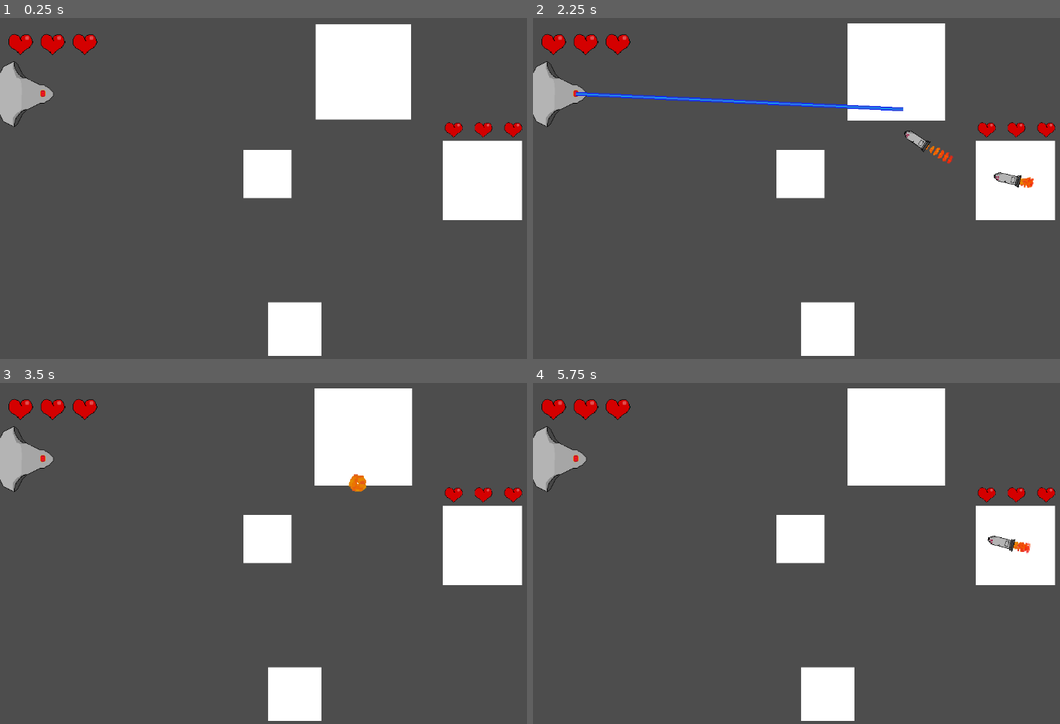
Above: before the commit, frames 1-4 (two rows, left to right).
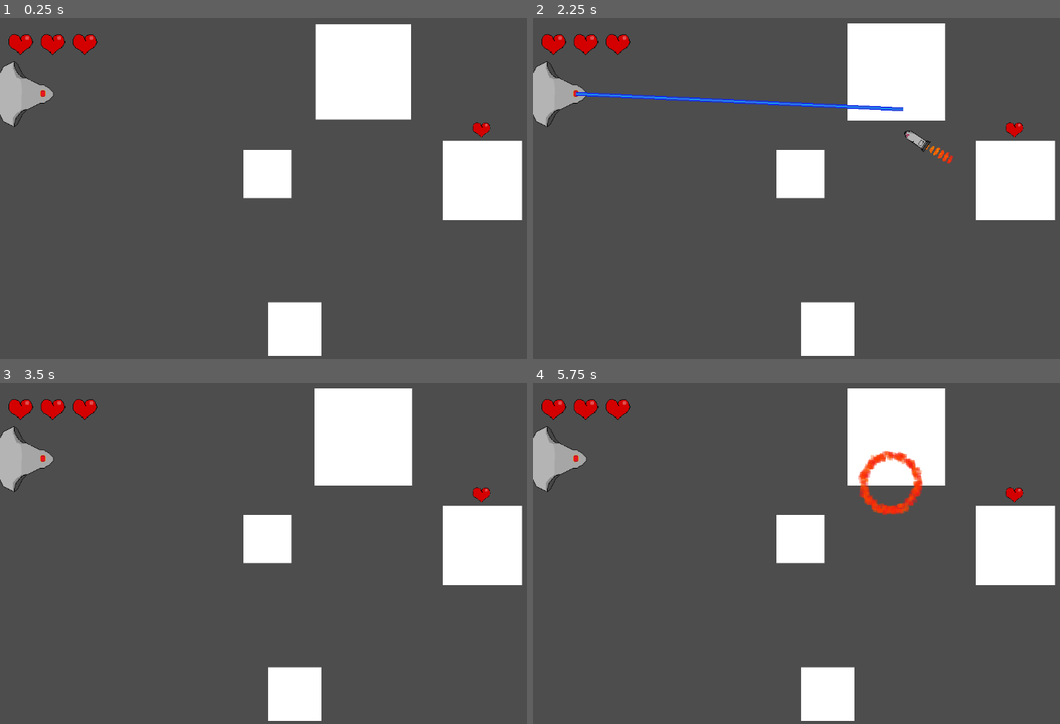
Above: after the commit, the same moments.

Repository: farkon00/GMTK2024
Game: Godot game, scene res://Main.tscn
Two runs of this game, one before a commit and one after it. Both use one fixed random seed, a clock stepped at 60 frames per second and the inputs below.
Inputs (mouse positions are in pixels of both pictures, inside the frame that each line leads up to):
- Up to frame 1 (0.25 s): no input
- Up to frame 2 (2.25 s): tap Enter at 0.5 s; move the mouse to (975, 168) at 0.52 s; click (975, 168) at 0.67 s; move the mouse to (717, 202) at 1.27 s; click (717, 202) at 1.42 s; move the mouse to (901, 110) at 2.02 s; click (901, 110) at 2.17 s
- Up to frame 3 (3.5 s): move the mouse to (279, 621) at 2.77 s; click (279, 621) at 2.92 s
- Up to frame 4 (5.75 s): move the mouse to (1028, 601) at 3.52 s; click (1028, 601) at 3.67 s; move the mouse to (654, 498) at 4.27 s; click (654, 498) at 4.42 s; move the mouse to (870, 550) at 5.02 s; click (870, 550) at 5.17 s

The runs differ from the first frame. In frame 1, 0.3% of the frame differs, in the area x 84-100%, y 30-36%; in frame 2, 0.5%; in frame 3, 0.4%; in frame 4, 1.4%, in the area x 61-100%, y 19-51%.

Commit message:
Added the you win screen

Diff:
--- a/Main.tscn
+++ b/Main.tscn
@@ -74,7 +74,7 @@
 script = ExtResource("1_yvwe1")
 missile_launch_chance_second = 0.6
 initial_missile_timeout = 0.5
-missile_cooldown = 1.0
+initial_hearts_count = 1
 
 [node name="CollisionShape2D" type="CollisionShape2D" parent="EnemyShip"]
 position = Vector2(-0.135132, 0)
@@ -168,6 +168,38 @@
 horizontal_alignment = 1
 vertical_alignment = 1
 
+[node name="YouWinUI" type="Control" parent="GameManager"]
+process_mode = 4
+visible = false
+z_index = 100
+layout_mode = 3
+anchors_preset = 0
+offset_right = 1920.0
+offset_bottom = 1080.0
+
+[node name="PanelContainer" type="PanelContainer" parent="GameManager/YouWinUI"]
+layout_mode = 0
+offset_right = 1920.0
+offset_bottom = 1080.0
+scale = Vector2(0.600009, 0.60001)
+
+[node name="ColorRect" type="ColorRect" parent="GameManager/YouWinUI/PanelContainer"]
+z_index = -1
+layout_mode = 2
+color = Color(0, 0, 0, 0.784314)
+
+[node name="VBoxContainer" type="VBoxContainer" parent="GameManager/YouWinUI/PanelContainer"]
+layout_mode = 2
+size_flags_horizontal = 4
+size_flags_vertical = 4
+
+[node name="GameOverLabel" type="Label" parent="GameManager/YouWinUI/PanelContainer/VBoxContainer"]
+layout_mode = 2
+text = "You win"
+label_settings = SubResource("LabelSettings_n6bjm")
+horizontal_alignment = 1
+vertical_alignment = 1
+
 [connection signal="body_entered" from="Player/Area2D" to="Player" method="_on_area_2d_body_entered"]
 [connection signal="body_entered" from="EnemyShip/Area2D" to="EnemyShip" method="_on_area_2d_body_entered"]
 [connection signal="body_exited" from="EnemyShip/Area2D" to="EnemyShip" method="_on_area_2d_body_exited"]
--- a/Scripts/EnemyShip.gd
+++ b/Scripts/EnemyShip.gd
@@ -31,8 +31,14 @@
 	if !is_timedout && randf() < delta * missile_launch_chance_second:
 		launch_missile()
 
+func die():
+	super()
+	GameManager.instance.enemy_ships.erase(self)
+	if GameManager.instance.enemy_ships.is_empty():
+		GameManager.instance.win()
+
 func _process(delta: float):
-	if GameManager.instance.is_gameover: return
+	if GameManager.instance.is_game_stopped: return
 	process_missile_launching(delta)
 
 func _on_area_2d_body_exited(body):
--- a/Scripts/GameManager.gd
+++ b/Scripts/GameManager.gd
@@ -2,12 +2,23 @@
 extends Node
 
 static var instance: GameManager
-var is_gameover: bool = false
+var is_game_stopped: bool = false
+var enemy_ships: Array[EnemyShip] = []
 
 func _init():
 	instance = self
 
+func _ready():
+	for child in $"..".get_children():
+		if child is EnemyShip:
+			enemy_ships.append(child)
+
 func gameover():
-	is_gameover = true
+	is_game_stopped = true
 	$"GameOverUI".set_process(true)
 	$"GameOverUI".visible = true
+
+func win():
+	is_game_stopped = true
+	$"YouWinUI".set_process(true)
+	$"YouWinUI".visible = true
--- a/Scripts/Missile.gd
+++ b/Scripts/Missile.gd
@@ -16,7 +16,7 @@
 
 # Called every frame. 'delta' is the elapsed time since the previous frame.
 func _process(delta):
-	if GameManager.instance.is_gameover: return
+	if GameManager.instance.is_game_stopped: return
 	var pos_delta = movement_speed * delta * direction
 	var planets = $"../Planets".get_children() as Array[Planet]
 	var gravity_acceleration = Vector2()
--- a/Scripts/Planet.gd
+++ b/Scripts/Planet.gd
@@ -13,7 +13,7 @@
 	return G * mass / (position - pos).length_squared() * (position - pos).normalized()
 
 func _process(delta):
-	if GameManager.instance.is_gameover: return
+	if GameManager.instance.is_game_stopped: return
 	if $"CollisionShape2D".shape.get_rect().has_point(get_local_mouse_position()):
 		if Input.is_mouse_button_pressed(MOUSE_BUTTON_LEFT):
 			laser_state = 1
